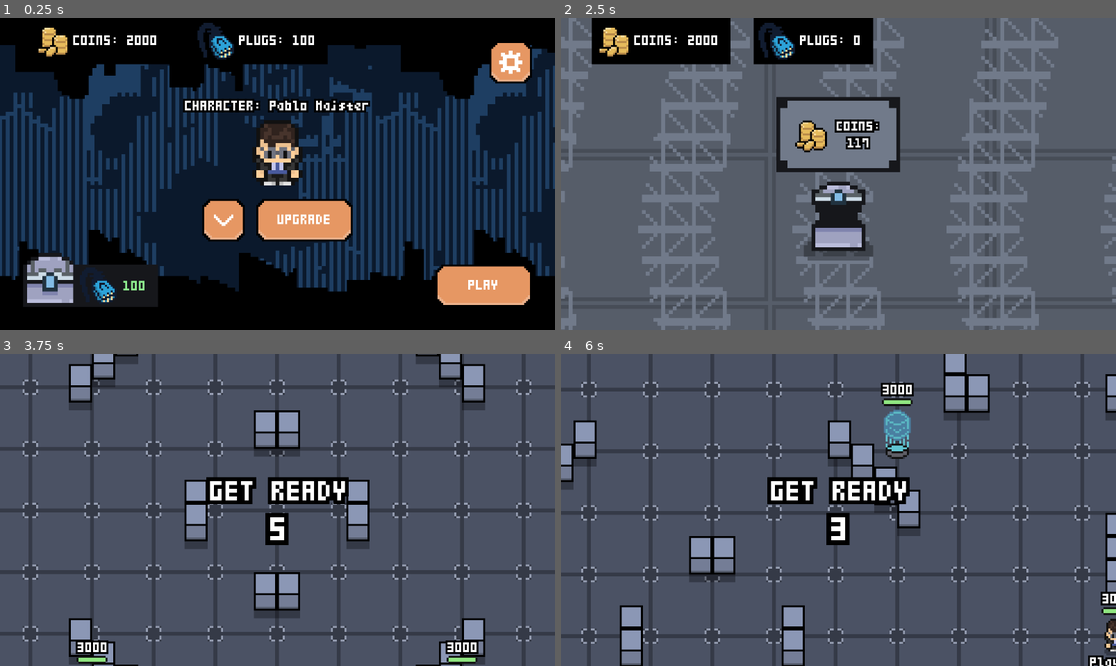
Above: before the commit, frames 1-4 (two rows, left to right).
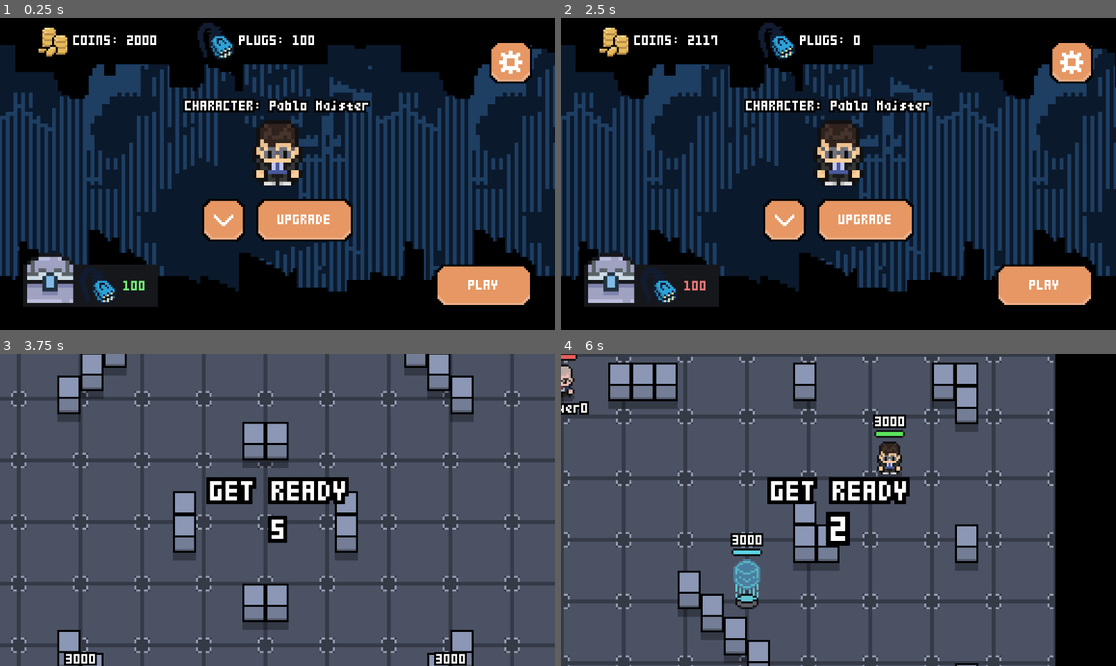
Above: after the commit, the same moments.

Repository: ppaluchowski64/SCI-Stars
Game: Godot game, scene res://scenes/lobby.tscn
Same seed, same stepped clock (60 frames per second), same inputs: the game is played once before the commit and once after it.
Inputs (mouse positions are in pixels of both pictures, inside the frame that each line leads up to; where the layout moved, square brackets give the same spot in the first picture):
- Up to frame 1 (0.25 s): no input
- Up to frame 2 (2.5 s): click (649, 280) [610, 280] at 0.5 s; tap Enter (ui_accept) at 1.25, 2.27, 2.3 s; move the mouse to (960, 158) at 1.27 s; hold D (right) 1.28-2.03 s; hold Enter (ui_accept) 1.28-2.03 s; move the mouse to (727, 189) at 2.02 s; hold S (down) from 2.03 s (still down); click (727, 189) at 2.1 s
- Up to frame 3 (3.75 s): tap Enter (ui_accept) at 2.57 s; release S (down) at 2.75 s; click (482, 622) at 2.75 s, where only the run after the commit has a clickable "PLAY"; click (482, 622) at 3.5 s, where only the run before the commit has a clickable "PLAY"
- Up to frame 4 (6 s): move the mouse to (894, 441) at 4.27 s; hold D (right) 4.28-5.03 s; hold Enter (ui_accept) 4.28-5.03 s; right-click (894, 441) at 4.35 s; move the mouse to (810, 572) at 5.02 s; hold W (up) 5.03-5.78 s; tap Enter (ui_accept) at 5.1, 5.27, 5.57 s; move the mouse to (1005, 556) at 5.77 s; hold A (left) from 5.78 s (still down); hold Enter (ui_accept) from 5.78 s (still down); click (1005, 556) at 5.85 s

The runs differ from the first frame. In frame 2, 92% of the frame differs, in the area x 0-100%, y 0-100%; in frame 3, 34%; in frame 4, 46%.

Commit message:
Improve gameplay and UI
The colors of the hp bars have been worked on. From now on, you can also open loot boxes and scroll through credits with the space and enter keys. Expanded the range of the box opening button to also include box availability information. One bug has also been fixed. ;)

Diff:
--- a/game/scenes/lobby.tscn
+++ b/game/scenes/lobby.tscn
@@ -215,7 +215,7 @@
 anchor_top = 1.0
 anchor_bottom = 1.0
 offset_top = -112.0
-offset_right = 112.0
+offset_right = 280.0
 grow_vertical = 0
 
 [node name="CharacterContainer" type="VBoxContainer" parent="UserInterface"]
--- a/game/scenes/player.tscn
+++ b/game/scenes/player.tscn
@@ -82,7 +82,7 @@
 offset_top = -4.0
 offset_right = 28.0
 offset_bottom = 4.0
-color = Color(0.5634, 0.9, 0.504, 1)
+color = Color(0.9, 0.369, 0.36, 1)
 metadata/_edit_use_anchors_ = true
 
 [node name="Sprite2D" type="Sprite2D" parent="Healthbar"]
@@ -114,7 +114,7 @@
 offset_top = -4.0
 offset_right = 28.0
 offset_bottom = 4.0
-color = Color(0.9, 0.7614, 0.504, 1)
+color = Color(0.9, 0.711, 0.36, 1)
 metadata/_edit_use_anchors_ = true
 
 [node name="Sprite2D" type="Sprite2D" parent="Ammobar"]
--- a/game/scenes/power_pod.tscn
+++ b/game/scenes/power_pod.tscn
@@ -128,7 +128,7 @@
 offset_top = -4.0
 offset_right = 28.0
 offset_bottom = 4.0
-color = Color(0.5634, 0.9, 0.504, 1)
+color = Color(0.36, 0.837, 0.9, 1)
 metadata/_edit_use_anchors_ = true
 
 [node name="Sprite2D" type="Sprite2D" parent="Healthbar"]
--- a/game/scripts/credits.gd
+++ b/game/scripts/credits.gd
@@ -10,7 +10,8 @@
 		label.global_position.x = get_viewport_rect().size.x / 2 - label.size.x * 2
 		label.position.y = 0
 
-		global_position.y -= delta * Const.CREDITS_SCROLL_SPEED * (4 if Input.is_action_pressed("ui_click") else 1)
+		var condition = Input.is_action_pressed("ui_click") or Input.is_action_pressed("ui_accept")
+		global_position.y -= delta * Const.CREDITS_SCROLL_SPEED * (4 if condition else 1)
 
 func _on_button_credits_button_down() -> void:
 	global_position.y = get_viewport_rect().size.y - 230
--- a/game/scripts/custom_projectiles.gd
+++ b/game/scripts/custom_projectiles.gd
@@ -15,7 +15,7 @@
 		projectile.global_position = parent.global_position
 		projectile.global_rotation = parent.global_rotation + i * TAU / 4 + TAU / 8
 
-		if parent:
+		if parent.parent:
 			projectile.parent = parent.parent
 
 		projectile.spawn_immunity = 7.5
--- a/game/scripts/lobby.gd
+++ b/game/scripts/lobby.gd
@@ -49,9 +49,9 @@
 	tokens_label.text = "PLUGS: " + str(int(PlayerData.tokens))
 
 	if PlayerData.tokens >= 100:
-		loot_box_label.theme.set_color("font_color", "Label", Color("#8DEB8D"))
+		loot_box_label.theme.set_color("font_color", "Label", Color("#75EB75"))
 	else:
-		loot_box_label.theme.set_color("font_color", "Label", Color("#EB8D8B"))
+		loot_box_label.theme.set_color("font_color", "Label", Color("#EB7775"))
 
 func _on_button_play_button_down() -> void:
 	get_tree().call_deferred("change_scene_to_file", "res://scenes/battle.tscn")
--- a/game/scripts/loot_box.gd
+++ b/game/scripts/loot_box.gd
@@ -21,7 +21,7 @@
 	tokens_label.text = "PLUGS: " + str(int(PlayerData.tokens))
 
 func _process(_delta: float) -> void:
-	if Input.is_action_just_pressed("ui_click") and not block_click:
+	if Input.is_action_just_pressed("ui_click") or Input.is_action_just_pressed("ui_accept") and not block_click:
 		if drop_n == 0:
 			animation.play("open")
 			drop_resource(randi_range(80, 120))
--- a/game/scripts/player.gd
+++ b/game/scripts/player.gd
@@ -95,6 +95,16 @@
 	healthbar_fill.size.x = lerp(healthbar_fill.size.x, health / max_health * 56, Const.STATUS_BAR_SMOOTHNESS)
 	ammobar_fill.size.x = lerp(ammobar_fill.size.x, ammo / 3 * 56, Const.STATUS_BAR_SMOOTHNESS)
 
+	if is_main_player:
+		update_hp_bar()
+
+func update_hp_bar() -> void:
+	var health_ratio = float(health) / max_health
+	var hue_value = lerp(0.0, 120.0, health_ratio)
+
+	var new_color = Color.from_hsv(hue_value / 360.0, 0.60, 0.90)
+	healthbar_fill.color = new_color
+
 func take_damage(damage: int, hitter: Node = null) -> void:
 	health -= damage
 
